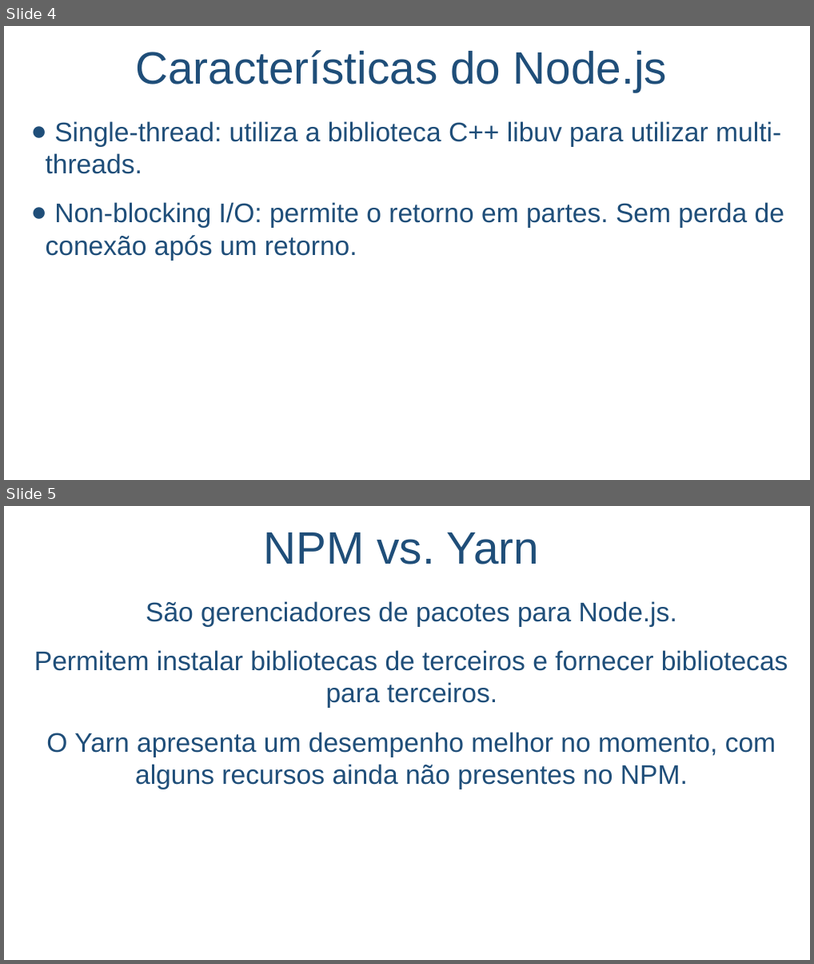
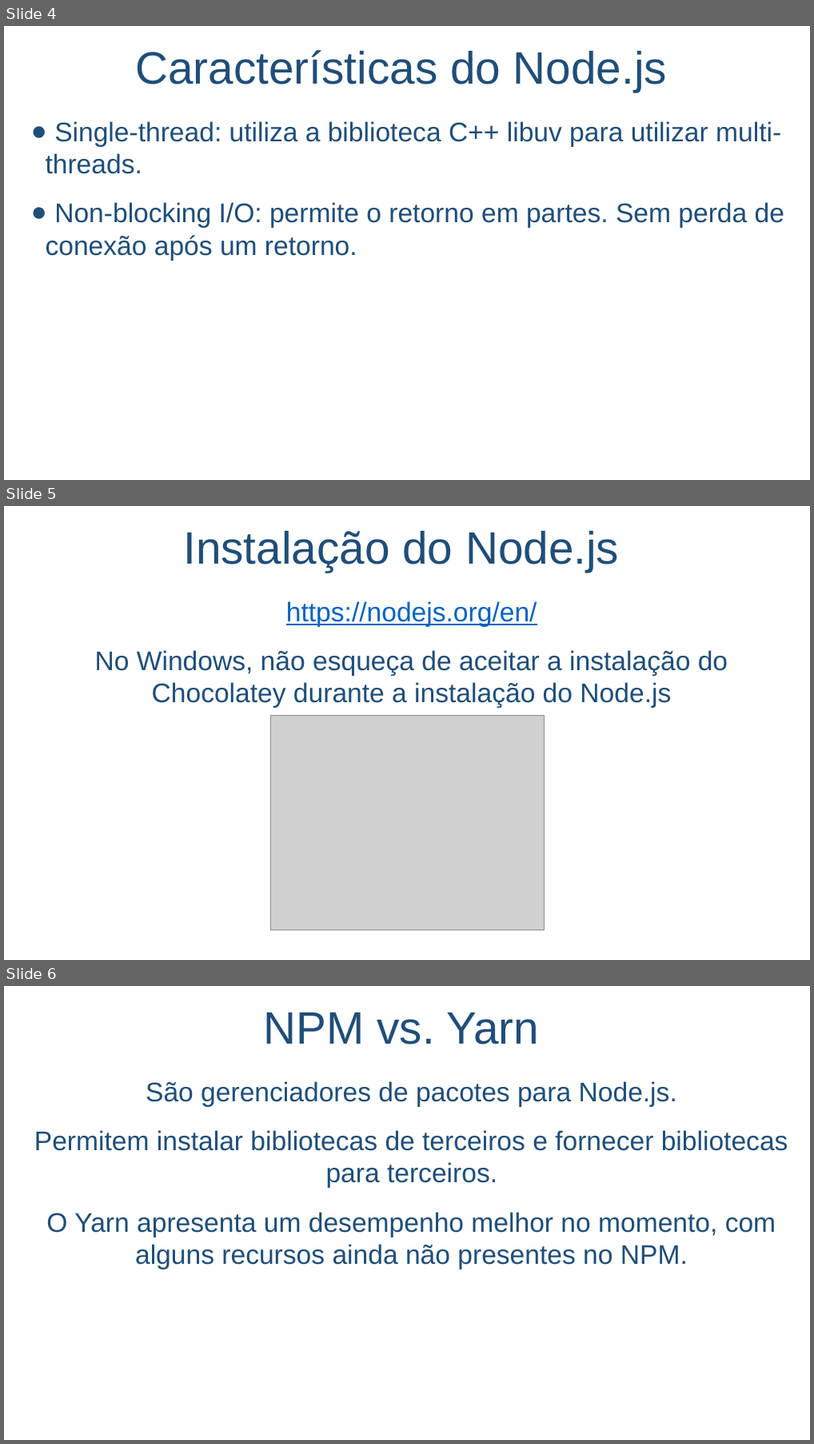
Before and after one commit to salmo-jr/public-slides, a slide deck: node-js.pptx. Shown one above the other, each under a label of ours: slides 4 and 5 before the commit, slides 4, 5 and 6 after it. The pictures are 814x964 and 814x1444 pixels, drawn with LibreOffice and Linux fonts; fonts in the diff are those of the drawing; grey boxes stand for pictures; background and template pictures are left out. Boxes give left, top, right and bottom in pixels: in the first picture for what was removed or moved away, otherwise in the second. Text is boxed around its words. In the diff, an @@ line names an element or a change of style, - is before the commit and + after.

```diff
--- a/node-js.pptx
+++ b/node-js.pptx
@@ slide 5 added at (4, 506, 810, 960), background picture (left out) @@
@@ text added at (183, 531, 619, 572), 54 pt, text #1F4E79 @@
+Instalação do Node.js
@@ text added at (95, 601, 728, 708), 32 pt, text #1F4E79 @@
+https://nodejs.org/en/
+No Windows, não esqueça de aceitar a instalação do Chocolatey durante a instalação do Node.js
@@ picture added at (270, 716, 544, 929) @@
@@ what was slide 5 is now slide 6 @@
```
Also in this commit, not shown: 2 slides changed.
